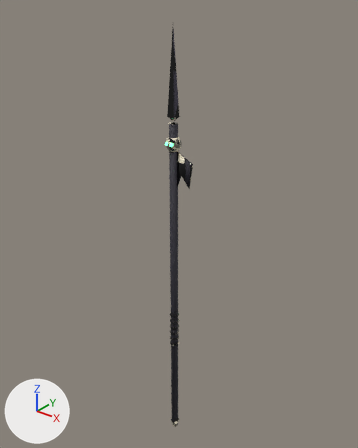
An edit to the FBX model Blender_Exports/Weapons/Spear/09_dead_spear.fbx, drawn before and after from the same camera.
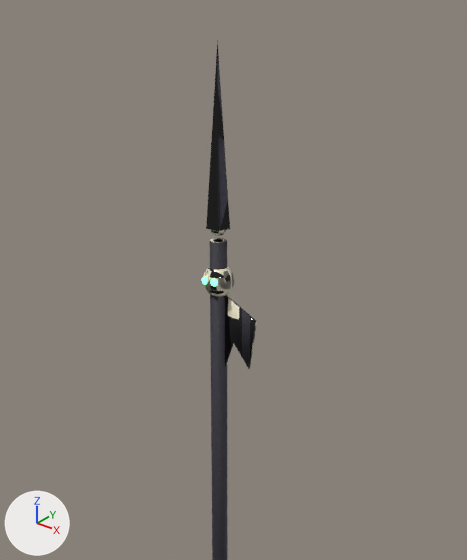
The first picture shows the older version from a camera (50 mm lens) standing at (1.36, -1.67, 1.67) and looking at (-0.02, 0.06, 0.59). The close-ups show the older and then the newer version on the part from 17% to 84% of the width and 0% to 64% of the height of that picture. Only the edits that show in the close-ups are written down. The axes (+X, +Y, +Z) are drawn at lower left. The lights are the same throughout.

Objects in the first close-up: 'Weapon'.
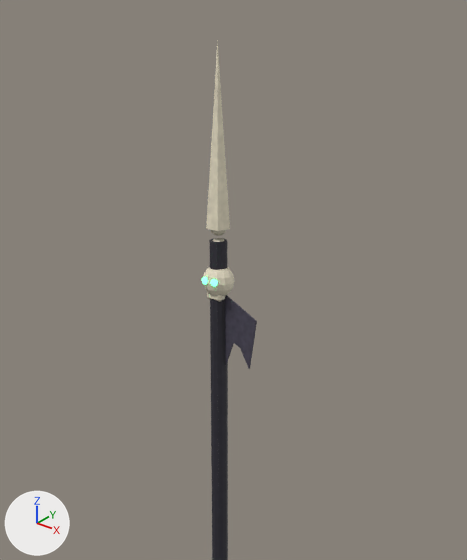
What differs and where, as boxes [x1, y1, x2, y2] in the close-ups (467 x 560 px):
part 1 of me_weapon, added: after [207, 292, 225, 302]
part 2 of me_weapon, added: after [222, 239, 257, 369]
part 3 of me_weapon, surface changed (black to grey): [203, 40, 256, 476] in both

The change, as a diff of the scene's bpy script:
```diff
--- a/Blender_Exports/Weapons/Spear/09_dead_spear.fbx.py
+++ b/Blender_Exports/Weapons/Spear/09_dead_spear.fbx.py
@@ me_weapon @@
 # used by ob_weapon; location = (0.0, 0.0, 0.0)
-me_weapon.from_pydata(...)  # 524 vertices, 1008 faces; spans x -0.04..0.11, y -0.04..0.04, z -0.71..1.53
+me_weapon.from_pydata(...)  # 813 vertices, 1578 faces; spans x -0.04..0.11, y -0.04..0.04, z -0.71..1.53
+# me_weapon part 1: a new loose piece of 24 vertices spanning x -0.02..0.02, y -0.02..0.01, z 0.98..1.0, in mat_dead_spear_main
+# me_weapon part 2: 16 vertices added at x -0.02..0.11, y 0.0, z 0.81..1.11
+# me_weapon part 3: 533 kept faces spanning x -0.04..0.11, y -0.04..0.04, z -0.71..1.53 get new texture (UV) coordinates
+# other edits to the shape of me_weapon do not show in these pictures
 me_weapon.materials.append(mat_dead_spear_main)
```
